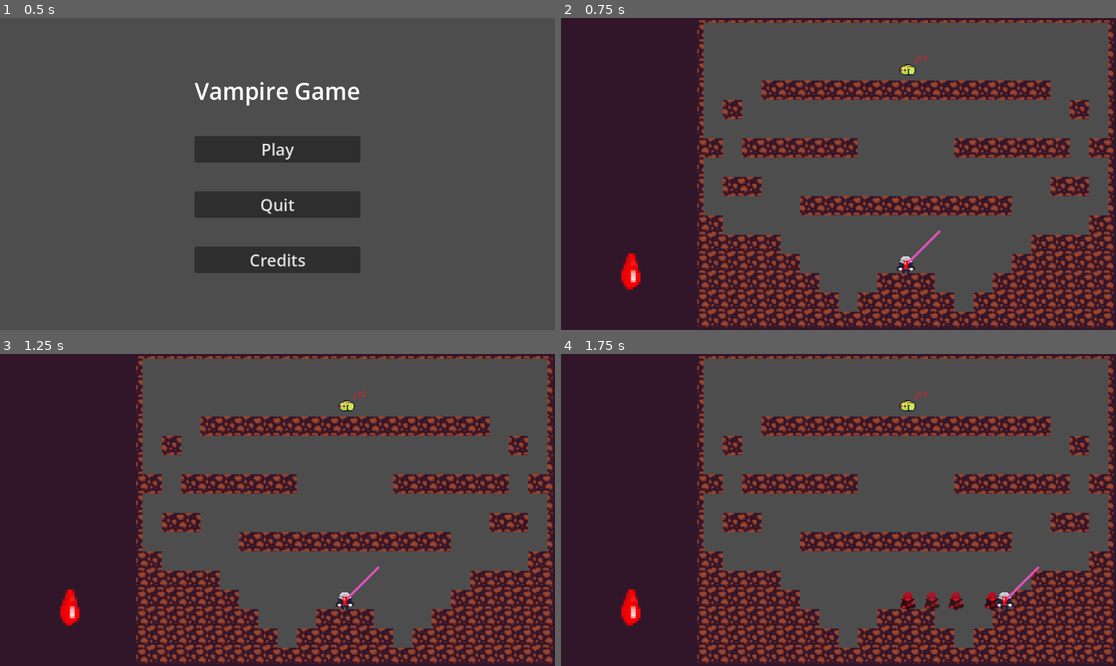
Above: before the commit, frames 1-4 (two rows, left to right).
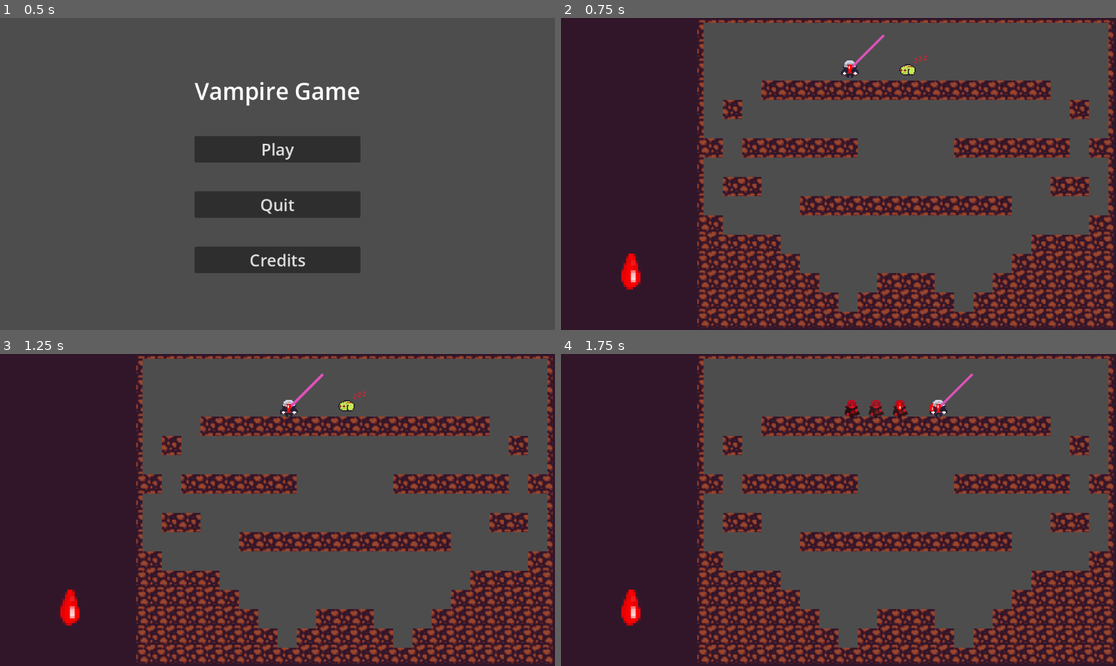
Above: after the commit, the same moments.

Repository: Wayfleh/GDC-Vampire-Platformer
Game: Godot game, scene res://UI/MainMenu.tscn
The game is run twice, just before and just after one commit, with the same random seed, the same clock (stepped at 60 frames per second) and the same inputs.
Inputs:
- Up to frame 1 (0.5 s): no input
- Up to frame 2 (0.75 s): click "Play" at 0.5 s
- Up to frame 3 (1.25 s): no input
- Up to frame 4 (1.75 s): tap Enter (ui_accept) at 1.25 s; hold D (right) from 1.28 s (still down); tap J (bite_dash) at 1.35 s; tap W (jump) at 1.52 s

Frame 1 is identical in both runs. In frame 2, 0.4% of the frame differs, in the area x 50-69%, y 5-82%; in frame 3, 0.4%; in frame 4, 1.2%, in the area x 51-87%, y 6-83%.

Commit message:
fixed state machine to have correct  parent

Diff:
--- a/untitled-vampire-game/Levels/Level_01.tscn
+++ b/untitled-vampire-game/Levels/Level_01.tscn
@@ -2,7 +2,6 @@
 
 [ext_resource type="Texture2D" uid="uid://jg2hgxrmymlf" path="res://Art/tileSet/tileset.png" id="1_t20ai"]
 [ext_resource type="PackedScene" uid="uid://dv8kjhi3m6bl3" path="res://Player/player.tscn" id="2_mtno4"]
-[ext_resource type="Texture2D" uid="uid://dp87gfp0igexm" path="res://Art/Placeholder/frog-sprite_placeholderv2.png" id="3_lkd0j"]
 [ext_resource type="PackedScene" uid="uid://cvd3m0d2hvnbx" path="res://Animals/frog.tscn" id="3_tdu8r"]
 [ext_resource type="Script" uid="uid://7wyysqn5kc23" path="res://Levels/LevelManager.gd" id="4_2o7fp"]
 [ext_resource type="PackedScene" uid="uid://chki8nvl10xvh" path="res://UI/ui_layer.tscn" id="5_lkd0j"]
@@ -69,9 +68,6 @@
 tile_map_data = PackedByteArray("AAAAAAcAAAAEAAQAAAD//wcAAAAEAAQAAAD7/wcAAAAEAAQAAAAHAAcAAAAEAAQAAAAIAAcAAAAEAAQAAAAJAA …(2736 unchanged characters)…
 tile_set = SubResource("TileSet_mtno4")
 
-[node name="FROG" parent="Player/TransformationSM" parent_id_path=PackedInt32Array(644735785, 1077801536) index="1" unique_id=1507179230]
-frog_sprite_sheet = ExtResource("3_lkd0j")
-
 [node name="Camera2D" type="Camera2D" parent="." unique_id=409163092]
 zoom = Vector2(1.25, 1.25)
 
@@ -82,7 +78,7 @@
 script = ExtResource("4_2o7fp")
 
 [node name="Player" parent="." unique_id=644735785 instance=ExtResource("2_mtno4")]
-position = Vector2(112, 136)
+position = Vector2(19, -193)
 
 [node name="F_BITEDASH" parent="Player/TransformationSM/FROG/FrogSM" parent_id_path=PackedInt32Array(644735785, 1414580571) index="3" unique_id=2142105885]
 pull_speed = null
--- a/untitled-vampire-game/Player/StateMachine/Frog/frog_state.gd
+++ b/untitled-vampire-game/Player/StateMachine/Frog/frog_state.gd
@@ -15,7 +15,7 @@
 @export var F_JUMP_IMPULSE := 700.0
 @export var F_GRAVITY := 3000.0
 @export var F_FRICTION := 5.0
-@onready var f_machine: StateMachine = get_parent() as StateMachine
+@onready var f_machine: StateMachine = $FrogSM
 
 @onready var jump_charges: int
 @export var frog_sprite_sheet: Texture2D
